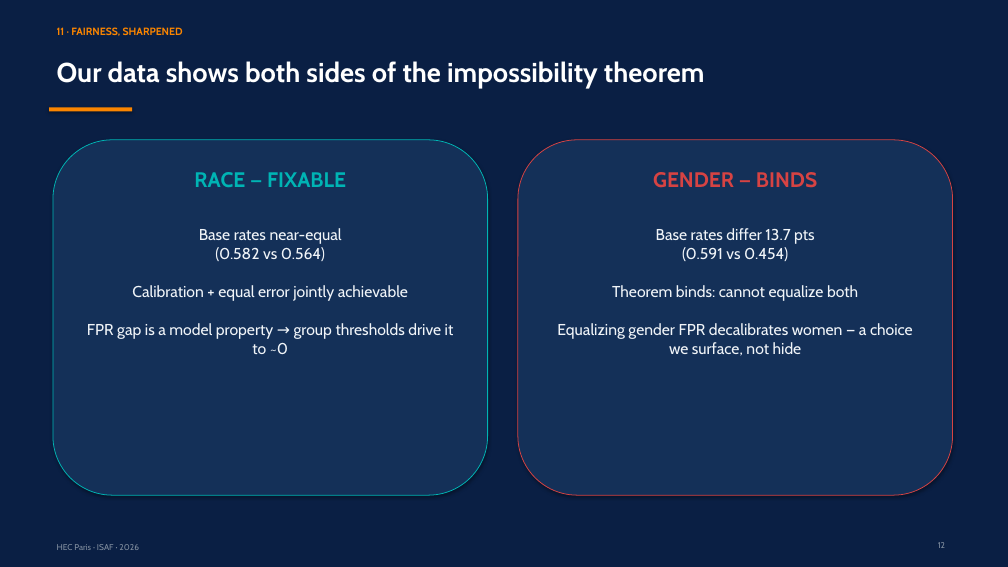
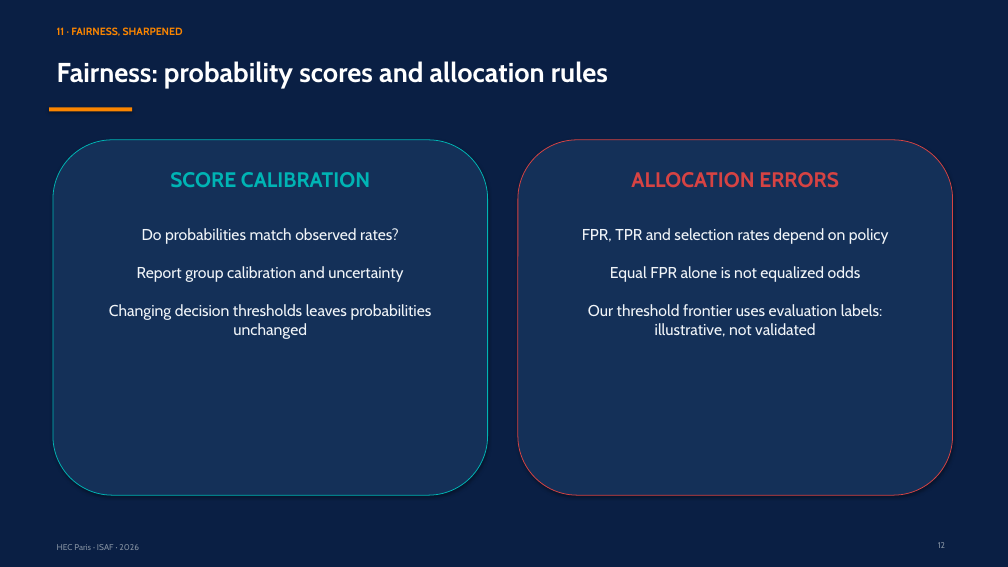
Before and after one commit to RyanBalech/recidivism-forecasting-analysis, a slide deck: slide 12 of reports/ISAF_Recidivism_Presentation.pptx. Drawn at 1008x567 pixels with LibreOffice and Linux fonts; fonts in the diff are those of the drawing. Boxes give left, top, right and bottom in pixels: in the first picture for what was removed or moved away, otherwise in the second. Text is boxed around its words. In the diff, an @@ line names an element or a change of style, - is before the commit and + after.

```diff
--- a/reports/ISAF_Recidivism_Presentation.pptx
+++ b/reports/ISAF_Recidivism_Presentation.pptx
@@ text at box(57, 61, 608, 88): text changed @@
-Our data shows both sides of the impossibility theorem
+Fairness: probability scores and allocation rules
@@ text at box(170, 172, 370, 187): text changed @@
-RACE — FIXABLE
+SCORE CALIBRATION
@@ text at box(631, 172, 839, 188): text changed @@
-GENDER — BINDS
+ALLOCATION ERRORS
@@ text at box(109, 228, 432, 339): text changed @@
-Base rates near-equal
-(0.582 vs 0.564)
-Calibration + equal error jointly achievable
-FPR gap is a model property → group thresholds drive it to ~0
+Do probabilities match observed rates?
+Report group calibration and uncertainty
+Changing decision thresholds leaves probabilities unchanged
@@ text at box(582, 228, 889, 337): text changed @@
-Base rates differ 13.7 pts
-(0.591 vs 0.454)
-Theorem binds: cannot equalize both
-Equalizing gender FPR decalibrates women — a choice we surface, not hide
+FPR, TPR and selection rates depend on policy
+Equal FPR alone is not equalized odds
+Our threshold frontier uses evaluation labels: illustrative, not validated
```
Also in this commit, not shown: 12 other slides changed, 48 other files.
